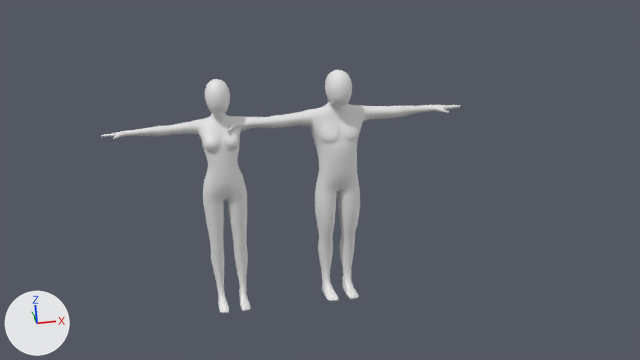
One commit to the Blender file models/avatars/human_model.blend: the scene before it, then after it.
One viewpoint serves both versions: the file's camera 'Camera'. Lighting does not change. The marker at lower left points along +X, +Y and +Z.

In view in the first picture: 'Character', 'Character.001'.
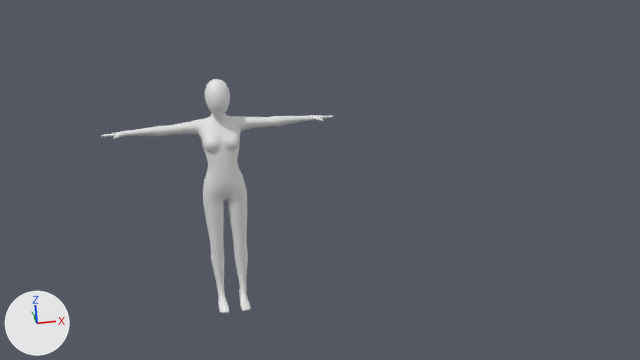
The newer file is also turned or shifted as a whole; pictures and numbers use the older file's frame.

What differs and where, as boxes (x1, y1, x2, y2) in the pictures (640 x 360 px):
'Character.001', deleted
    before: (211, 70, 460, 301)

The edits, one by one:
Object 'Character.001' (ob_character_001) is deleted.
